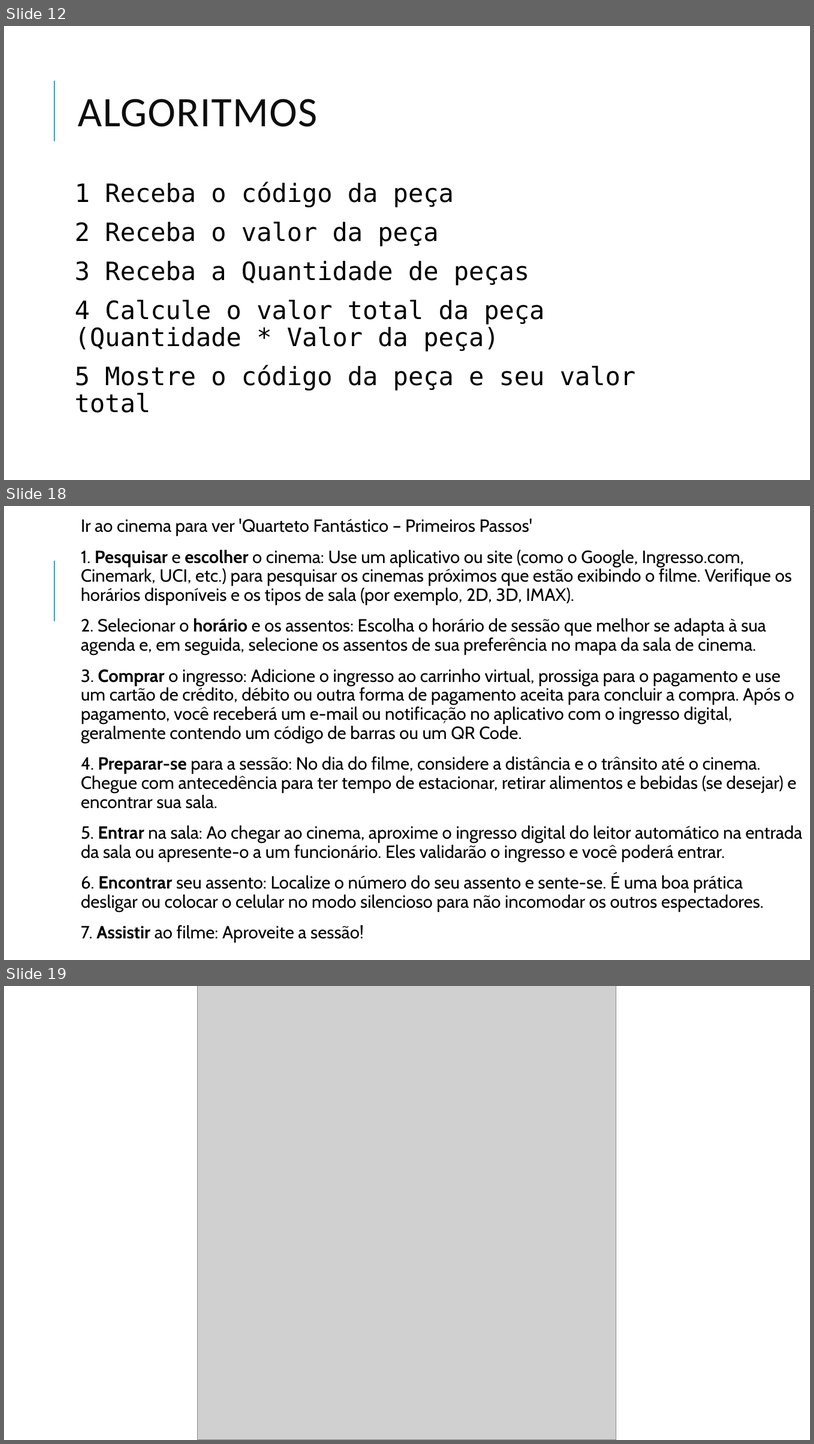
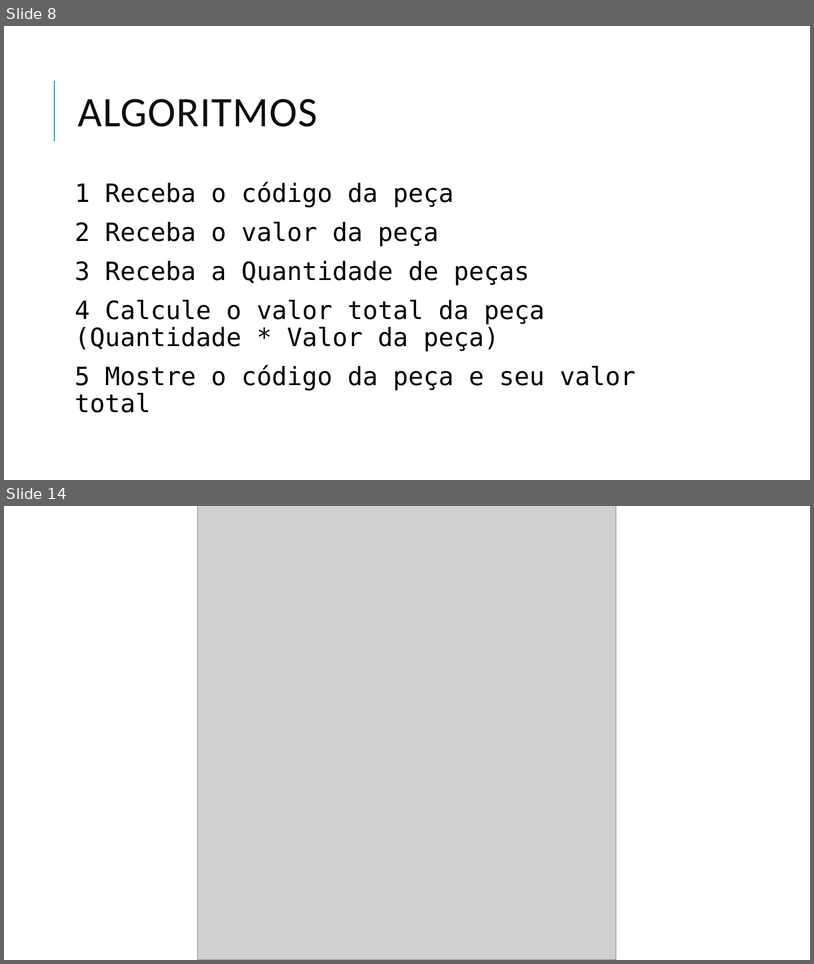
Before and after one commit to danhpaiva/una-teach-mca-202602, a slide deck: slide/teorica/01/01.raciocinio_logico_alg.pptx. Shown one above the other, each under a label of ours: slides 12, 18 and 19 before the commit, slides 8 and 14 after it; the slides between them are not shown. The pictures are 814x1444 and 814x964 pixels, drawn with LibreOffice and Linux fonts; fonts in the diff are those of the drawing; grey boxes stand for pictures. Boxes give left, top, right and bottom in pixels: in the first picture for what was removed or moved away, otherwise in the second. Text is boxed around its words. In the diff, an @@ line names an element or a change of style, - is before the commit and + after.

```diff
--- a/slide/teorica/01/01.raciocinio_logico_alg.pptx
+++ b/slide/teorica/01/01.raciocinio_logico_alg.pptx
@@ slide 18 removed at (4, 506, 810, 960), background #FFFFFF; not listed: 1 template element that a slide beside it also shows @@
@@ text removed at (81, 519, 803, 942) @@
-  Ir ao cinema para ver 'Quarteto Fantástico – Primeiros Passos'
-  1. Pesquisar e escolher o cinema: Use um aplicativo ou site (como o Google, Ingresso.com, Cinemark, UCI, etc.) para pesquisar os cinemas próximos que estão exibindo o filme. Verifique os horários disponíveis e os tipos de sala (por exemplo, 2D, 3D, IMAX).
-  2. Selecionar o horário e os assentos: Escolha o horário de sessão que melhor se adapta à sua agenda e, em seguida, selecione os assentos de sua preferência no mapa da sala de cinema.
-  3. Comprar o ingresso: Adicione o ingresso ao carrinho virtual, prossiga para o pagamento e use um cartão de crédito, débito ou outra forma de pagamento aceita para concluir a compra. Após o pagamento, você receberá um e-mail ou notificação no aplicativo com o ingresso digital, geralmente contendo um código de barras ou um QR Code.
-  4. Preparar-se para a sessão: No dia do filme, considere a distância e o trânsito até o cinema. Chegue com antecedência para ter tempo de estacionar, retirar alimentos e bebidas (se desejar) e encontrar sua sala.
-  5. Entrar na sala: Ao chegar ao cinema, aproxime o ingresso digital do leitor automático na entrada da sala ou apresente-o a um funcionário. Eles validarão o ingresso e você poderá entrar.
-  6. Encontrar seu assento: Localize o número do seu assento e sente-se. É uma boa prática desligar ou colocar o celular no modo silencioso para não incomodar os outros espectadores.
-  7. Assistir ao filme: Aproveite a sessão!
@@ what was slide 12 is now slide 8 @@
@@ what was slide 19 is now slide 14 @@
```
Also in this commit, not shown: 4 slides changed, 1 slide added, 7 other slides removed, 1 other file.
